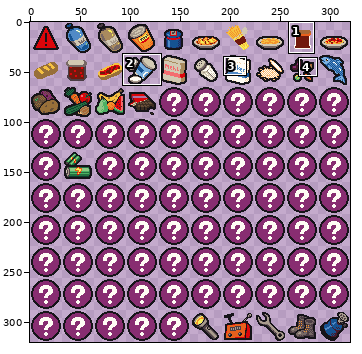
Edited in one commit: pixel-art file (godot/res/sprites/items.aseprite). Above: a wide view before the commit, with the close-up outlined.
Close-up. The starting point:
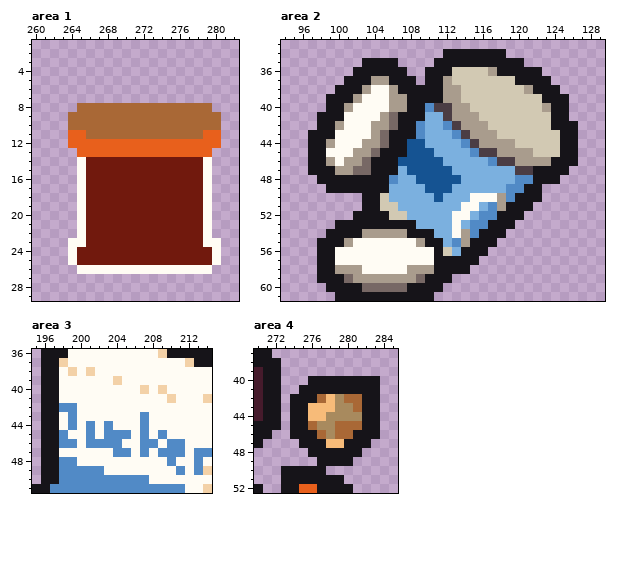
320x320 pixels, 1 frame. Shown: area 1: x 260..282, y 1..29; area 2: x 94..129, y 33..61; area 3: x 195..214, y 36..51; area 4: x 270..285, y 37..52. The commit also changed other parts of the picture, which this record leaves out.
After:
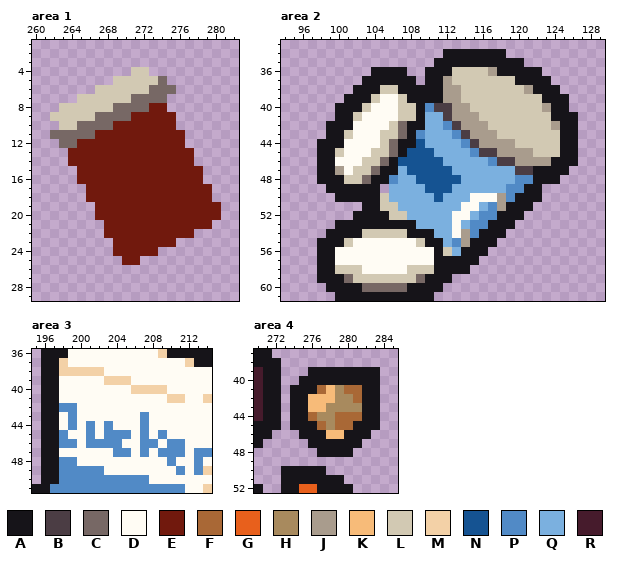
Palette (. is transparent): A #161419  B #4b3d44  C #776865  D #fffcf4  E #71190d  F #a96836  G #e8601c  H #a88a5e  J #a99c8d  K #f7bb79  L #d2c9b3  M #f3d1a7  N #155392  P #518ac6  Q #7bb0df  R #461b2c
Diff:
Changed rows in their new state; - is an unchanged pixel.
Area 1, layers "Layer 1", "Main":
first column x 262:
 4 ---------LL--------
 5 -------LLLLLC------
 6 -----LLLLLLCCC-----
 7 ---LLLLLLCCCC------
 8 -LLLLLLCCCCEE.....-
 9 LLLLLCCCCEEEEE.....
10 -LLCCCCEEEEEEE.....
11 CCCCCEEEEEEEEEE....
12 -CCEEEEEEEEEEEE....
13 --EEEEEEEEEEEEEE..-
14 --EE------------..-
15 ---E-------------.-
16 ---E-------------.-
17 ---.-------------E-
18 ---.-------------E-
19 ---..------------EE
20 ---..------------EE
21 ---...-----------E-
22 ---...----------..-
23 --.....-------.....
24 --.....-----.......
25 --......--.........
26 ---...............-
Area 2, layers "Layer 1", "Main":
first column x 97:
35 ------....--------------------
36 -----..-----------------------
37 ----..-AA---------------------
38 ---..-AALL--------------------
39 --..-AAL-DL-------------------
40 --.-AAL--DLL------------------
41 -..-AL--DDLL-----------------A
42 -.-AA--DDLC-A--------------J--
43 ..-AL--DLLC-------------------
44 .-AA--DDLC-A------------------
45 .-AL-DDLLC--------------------
46 .-A-DDLLC---------------------
47 .---DLLC----------------------
48 ----LLC-----------------------
49 --------.---------------------
50 ---AAA------------------------
first column x 100:
54 ---LLLLL---
55 -L-------L-
58 LLL-----LLL
59 --LLLLLLL--
Area 3, layer "Main":
first column x 198:
38 M-M-M---------
39 -----M-M------
40 --------M-M---
41 -------------M
Area 4, layers "Layer 1", "Main":
first column x 274:
39 --AAAAAAAA
40 -A--------
41 A--FKHFF--
42 --KK--H---
43 ----H--H--
44 --FH-FFF--
45 --AF---A--
46 .--AKKA--.
47 -.--AA--.-
48 --.----.--
49 ---....---
Changed places in both close-ups, as pixel boxes (x1, y1, x2, y2):
changed: (50, 67, 221, 274)
changed: (308, 58, 425, 202)
changed: (551, 112, 578, 130)
changed: (335, 229, 434, 283)
changed: (59, 367, 185, 403)
changed: (290, 367, 380, 466)
